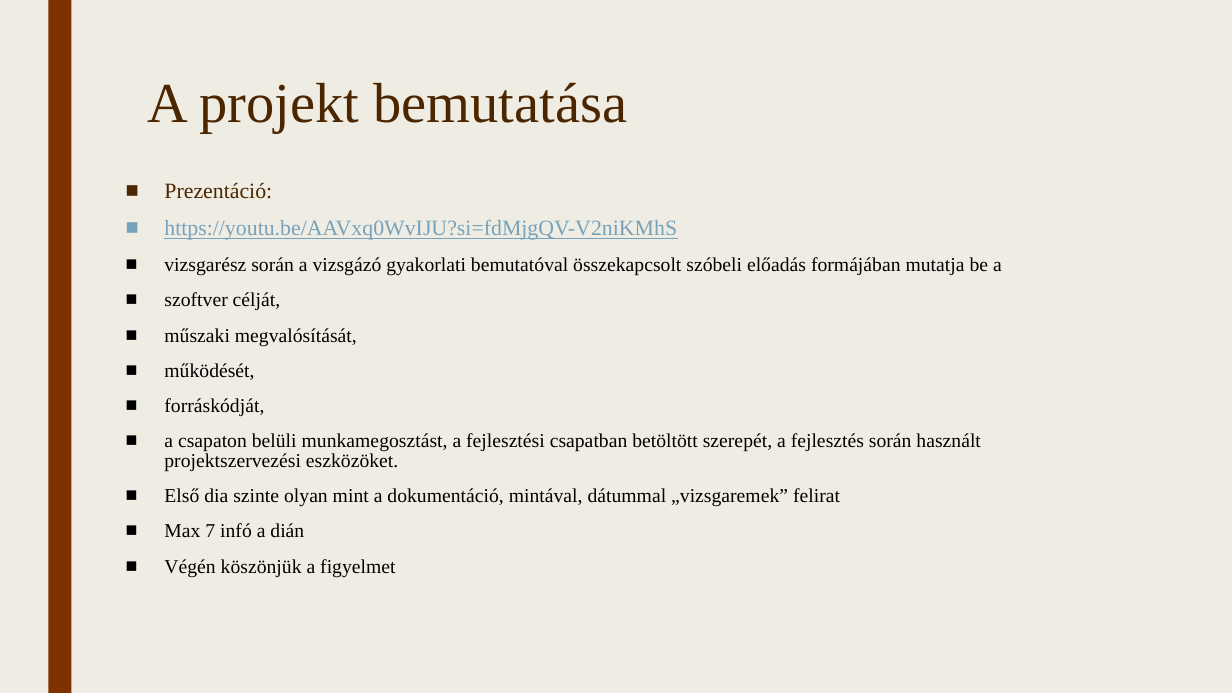
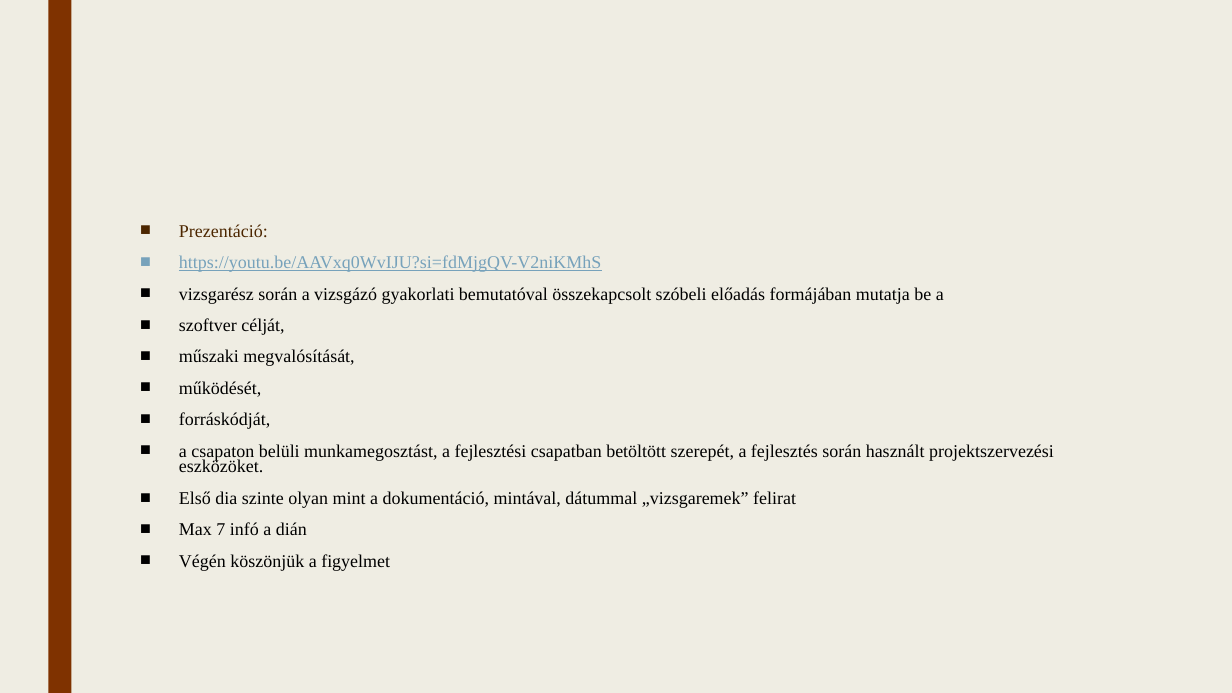
Before and after one commit to TothpalIstvano/13_S1_4_vizsgaremek, a slide deck: slide 14 of Fájlok/Bemutató.pptx (slide 2 before the commit). Drawn at 1232x693 pixels with LibreOffice and Linux fonts; fonts in the diff are those of the drawing. Boxes give left, top, right and bottom in pixels: in the first picture for what was removed or moved away, otherwise in the second. Text is boxed around its words. In the diff, an @@ line names an element or a change of style, - is before the commit and + after.

Commit message:
bemutató

```diff
--- a/Fájlok/Bemutató.pptx
+++ b/Fájlok/Bemutató.pptx
@@ title removed at [148,82,628,133] @@
-A projekt bemutatása
@@ text "Prezentáció:": place and size @@
-text "Prezentáció:" at [164,183,1002,578]
+text "Prezentáció:" at [179,224,1054,571]
@@ text "Prezentáció:" at [179,224,1054,571]: size 17 to 14 pt in "Prezentáció:", "https://youtu.be/AAVxq0WvIJU?si=fdMjgQV-V2niKMhS"; size 15.3 to 14 pt in "vizsgarész során a vizsgázó gyakorlati bemutatóval összekapc ...", "szoftver célját,", "műszaki megvalósítását,", "működését," and 5 more places; line spacing 0.84 to 0.74 @@
```
Also in this commit, not shown: 6 other slides changed, 3 slides added, 2 slides removed, 1 other file.
